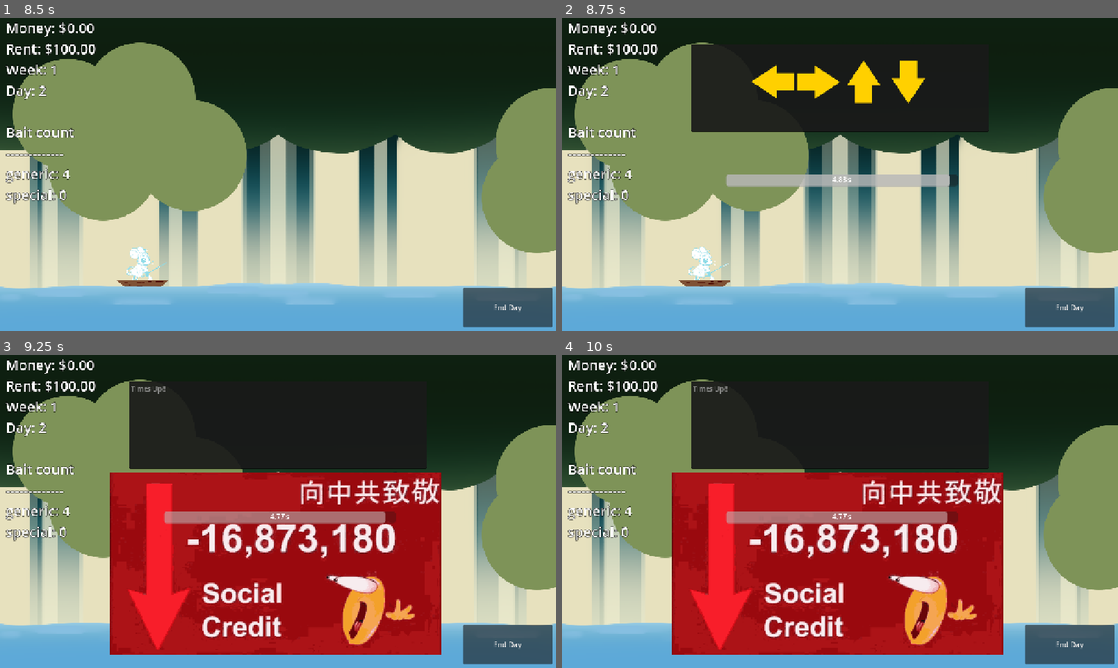
Above: before the commit, frames 1-4 (two rows, left to right).
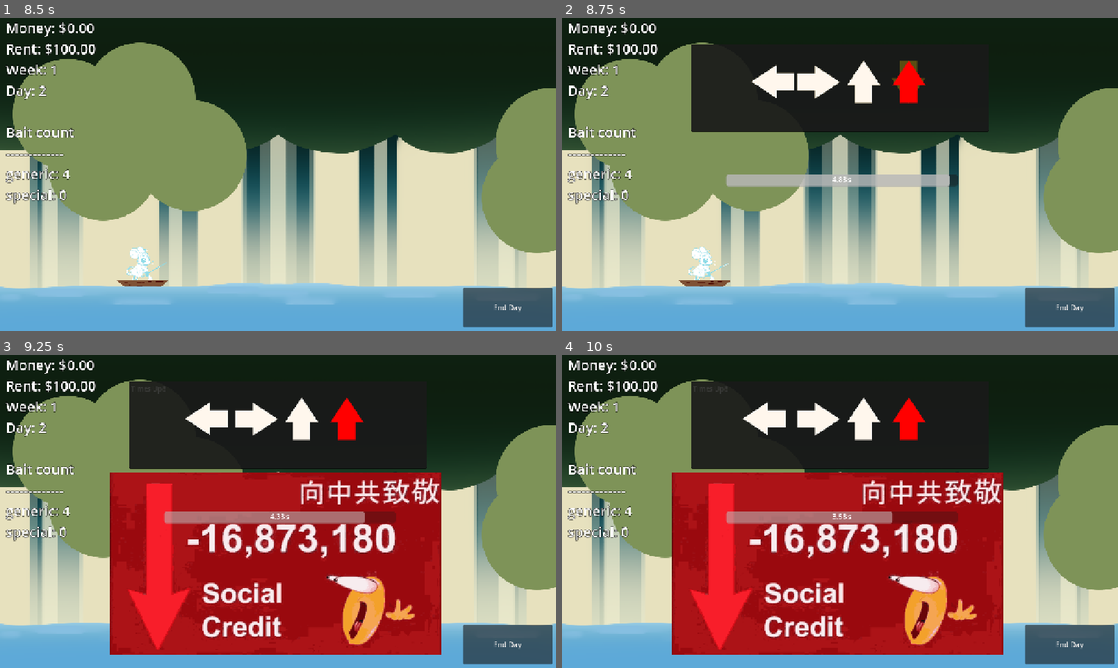
Above: after the commit, the same moments.

Repository: Meoah/Team-Awesome
Game: Godot game, scene res://scenes/default.tscn
The game is run twice, just before and just after one commit, with the same random seed, the same clock (stepped at 60 frames per second) and the same inputs.
Inputs (mouse positions are in pixels of both pictures, inside the frame that each line leads up to):
- Up to frame 1 (8.5 s): click (283, 158) at 0.5 s; click "End Day" at 1.25 s; click "Go to bed" at 2 s; tap Enter (ui_accept) at 2.75, 3.02, 3.77, 5.27, 5.75, 6.02, 6.77, 8.27 s; hold Right (Right) 2.78-3.53 s; hold Down (Down) 3.53-4.28 s; hold Right (Right) 4.28-5.03 s; hold Up (Up) 5.03-5.78 s; hold Left (Left) 5.78-7.28 s; hold Down (Down) 7.28-8.03 s; hold Right (Right) from 8.03 s (still down)
- Up to frame 2 (8.75 s): keep holding Right (Right)
- Up to frame 3 (9.25 s): release Right (Right) at 8.78 s; hold Up (Up) from 8.78 s (still down); tap Enter (ui_accept) at 9.02 s
- Up to frame 4 (10 s): release Up (Up) at 9.53 s; hold Right (Right) from 9.53 s (still down); tap Enter (ui_accept) at 9.77 s

Frame 1 is identical in both runs. In frame 2, 1.8% of the frame differs, in the area x 34-66%, y 13-28%; in frame 3, 1.9%; in frame 4, 2.2%, in the area x 23-70%, y 10-54%.

Commit message:
Update arrows.tscn

Diff:
--- a/scenes/ui/arrows.tscn
+++ b/scenes/ui/arrows.tscn
@@ -83,7 +83,7 @@
 progress_bar = NodePath("ProgressBar")
 success = ExtResource("8_20txf")
 failure = ExtResource("9_rvcsd")
-variants = Array[String](["Obscured", "Gold", "Gold", "Gold"])
+variants = Array[String](["Obscured", "Evil", "Gold", "None"])
 arrow_direction = Dictionary[String, Texture2D]({
 "Down": ExtResource("12_mx6gi"),
 "Left": ExtResource("10_qdfjh"),
Not shown: 1 places in scenes/ui/arrows.tscn that only renumber resources
